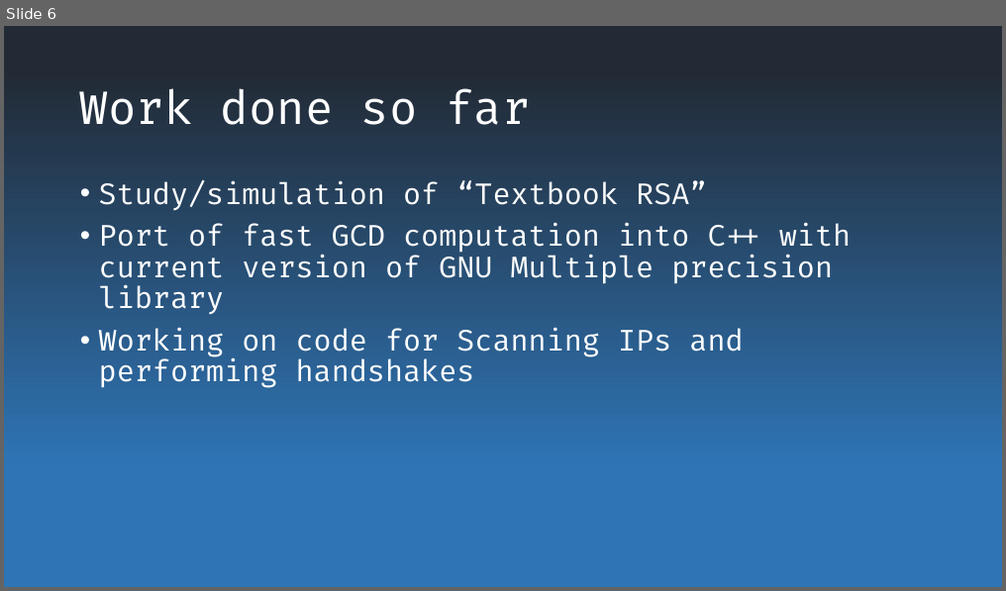
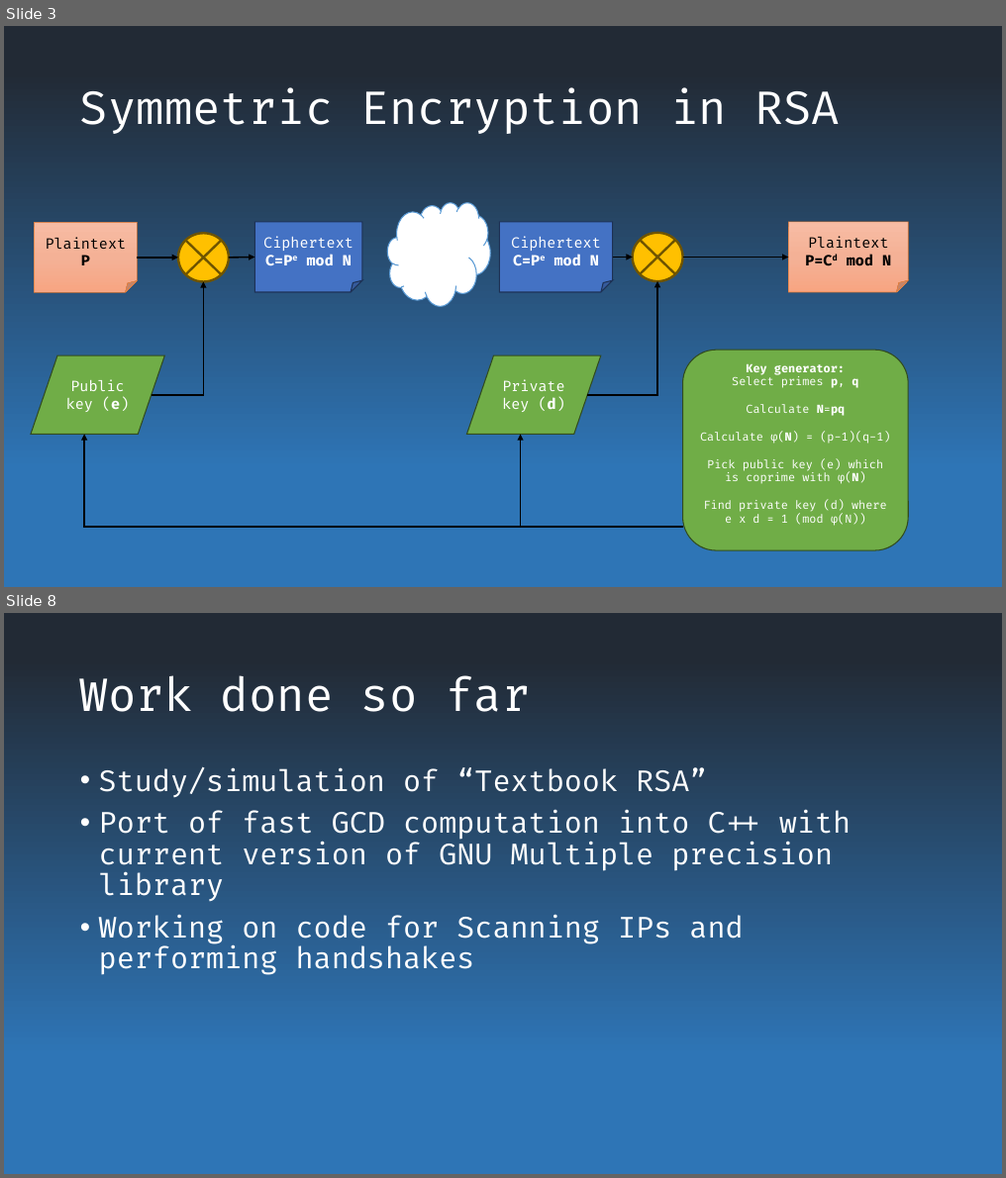
Before and after one commit to mhdl1991/19129163_TECH7009_repo, a slide deck: Continued use of weak RSA keys.pptx. Shown one above the other, each under a label of ours: slide 6 before the commit, slides 3 and 8 after it; the slides between them are not shown. The pictures are 1006x591 and 1006x1178 pixels, drawn with LibreOffice and Linux fonts; fonts in the diff are those of the drawing. Boxes give left, top, right and bottom in pixels: in the first picture for what was removed or moved away, otherwise in the second. Text is boxed around its words. In the diff, an @@ line names an element or a change of style, - is before the commit and + after.

```diff
--- a/Continued use of weak RSA keys.pptx
+++ b/Continued use of weak RSA keys.pptx
@@ slide 3 added at [4,26,1002,587], background gradient #222A35 to #2E75B6 @@
@@ title added at [80,87,840,134], 44 pt, text #FFFFFF @@
+Symmetric Encryption in RSA
@@ cloud added at [387,202,490,307], fill #FFFFFF, outline #5B9BD5 1 pt @@
@@ folded corner added at [34,222,137,292], fill gradient #F7BDA5 to #F5B196 to #F8A582, outline #ED7D31 0.5 pt, 14 pt, text #000000 @@
+Plaintext
+P
@@ flow chart summing junction added at [178,233,229,282], fill #FFC000, outline #705400 2.25 pt @@
@@ folded corner added at [254,222,362,292], fill #4472C4, outline #1E3256 1 pt, 14 pt, text #FFFFFF @@
+Ciphertext
+C=Pe mod N
@@ folded corner added at [500,222,613,292], fill #4472C4, outline #1E3256 1 pt, 14 pt, text #FFFFFF @@
+Ciphertext
+C=Pe mod N
@@ flow chart summing junction added at [633,233,683,281], fill #FFC000, outline #705400 2.25 pt @@
@@ folded corner added at [788,222,908,292], fill gradient #F7BDA5 to #F5B196 to #F8A582, outline #ED7D31 0.5 pt, 14 pt, text #000000 @@
+Plaintext
+P=Cd mod N
@@ arrow added from (138, 258) to (178, 258), #000000 1.5 pt @@
@@ arrow added from (229, 258) to (254, 258), #000000 1.5 pt @@
@@ arrow added from (613, 258) to (633, 258), #000000 1.5 pt @@
@@ arrow added from (683, 258) to (788, 258), #000000 1.5 pt @@
@@ elbow arrow added from (152, 395) to (203, 282), #000000 1.5 pt @@
@@ elbow arrow added from (587, 395) to (657, 281), #000000 1.5 pt @@
@@ rounded rectangle added at [683,350,908,551], fill #70AD47, outline #314C1F 1 pt, 11 pt, text #FFFFFF @@
+Key generator:
+Select primes p, q
+Calculate N=pq
+Calculate φ(N) = (p-1)(q-1)
+Pick public key (e) which is coprime with φ(N)
+Find private key (d) where e x d = 1 (mod φ(N))
@@ flow chart input output added at [31,356,165,435], fill #70AD47, outline #314C1F 1 pt, 14 pt, text #FFFFFF @@
+Public key (e)
@@ flow chart input output added at [466,356,601,435], fill #70AD47, outline #314C1F 1 pt, 14 pt, text #FFFFFF @@
+Private key (d)
@@ elbow arrow added from (683, 527) to (84, 435), #000000 1.5 pt @@
@@ elbow arrow added from (650, 528) to (521, 435), #000000 1.5 pt @@
@@ what was slide 6 is now slide 8 @@
```
Also in this commit, not shown: 4 slides changed, 2 other slides added.
